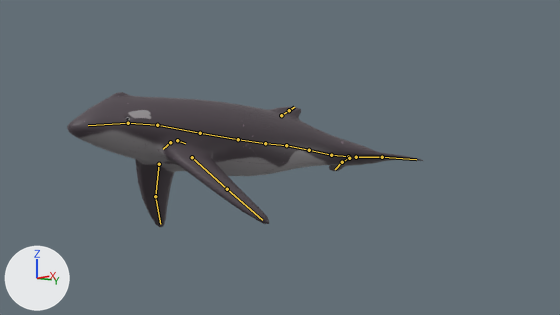
Two versions of the Blender file Dolphin Game/Assets/Art Department/Orca/ORCA_V1.blend, one commit apart.
Both versions are drawn from the file's camera 'Camera'. Arrows for +X, +Y and +Z are at lower left; the lights stay in place. The bones that bend it are drawn over the model as lines.

Names of what the first picture shows: 'orca'.
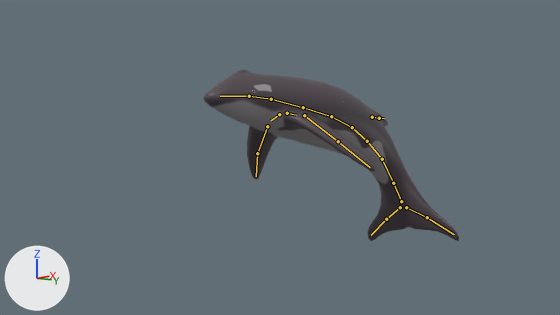
Commit message: orca animation

The newer file adds an action. The first version stands in its rest pose; the second is drawn at frame 20 of the action 'rammen'.

Pixel boxes [x1, y1, x2, y2] of what changed, in the pictures (560 x 315 px):
'orca', posed (28% narrower, 26% taller)
    before: [67, 92, 423, 227]
    after: [203, 70, 459, 241]
bone 'spine', root to tip
    before: (348, 156) to (331, 155)
    after: (401, 201) to (393, 183)
bone 'spine.001', root to tip
    before: (331, 155) to (309, 150)
    after: (393, 183) to (382, 159)
bone 'spine.002', root to tip
    before: (309, 150) to (286, 145)
    after: (382, 159) to (367, 141)
bone 'spine.003', root to tip
    before: (286, 145) to (265, 143)
    after: (367, 141) to (352, 127)
bone 'spine.008', root to tip
    before: (265, 143) to (238, 139)
    after: (352, 127) to (331, 116)
bone 'spine.004', root to tip
    before: (238, 139) to (200, 133)
    after: (331, 116) to (303, 107)
bone 'spine.005', root to tip
    before: (200, 133) to (157, 125)
    after: (303, 107) to (271, 99)
bone 'side_fin.L', root to tip
    before: (192, 157) to (227, 189)
    after: (304, 115) to (338, 141)
bone 'side_fin.L.002', root to tip
    before: (159, 164) to (155, 196)
    after: (267, 126) to (257, 153)

The edits, one by one:
Bone 'spine' (bone_spine) moves from (0.0, 0.0, 0.0) to (0.086, -1.284, -0.652).
Bone 'spine' (bone_spine) turns from (0, 0, 0) to (61, 3, 2) degrees about its own x, y and z.
Bone 'spine.001' (bone_spine_001) turns from (0, 0, 0) to (14, 1, 0) degrees about its own x, y and z.
Bone 'spine.002' (bone_spine_002) moves from (0.0, 0.0, 0.0) to (0.0, -0.115, 0.256).
Bone 'spine.002' (bone_spine_002) turns from (0, 0, 0) to (14, 0, 0) degrees about its own x, y and z.
Bone 'spine.003' (bone_spine_003) moves from (0.0, 0.0, 0.0) to (0.0, 0.0, 0.205).
Bone 'spine.003' (bone_spine_003) turns from (0, 0, 0) to (4, 0, 0) degrees about its own x, y and z.
Bone 'spine.008' (bone_spine_008) turns from (0, 0, 0) to (16, 0, 0) degrees about its own x, y and z.
Bone 'spine.004' (bone_spine_004) moves from (0.0, 0.0, 0.0) to (0.0, 0.039, 0.206).
Bone 'spine.004' (bone_spine_004) turns from (0, 0, 0) to (11, 0, 0) degrees about its own x, y and z.
Bone 'spine.005' (bone_spine_005) moves from (0.0, 0.0, 0.0) to (0.0, -0.001, -0.022).
Bone 'spine.005' (bone_spine_005) turns from (0, 0, 0) to (2, 0, 0) degrees about its own x, y and z.
Bone 'side_fin.L' (bone_side_fin_l) moves from (0.0, 0.0, 0.0) to (-0.029, -0.042, -0.152).
Bone 'side_fin.L.002' (bone_side_fin_l_002) moves from (0.0, 0.0, 0.0) to (0.063, -0.085, 0.03).
Bone 'side_fin.L.002' (bone_side_fin_l_002) turns from (0, 0, 0) to (5, 2, -5) degrees about its own x, y and z.
